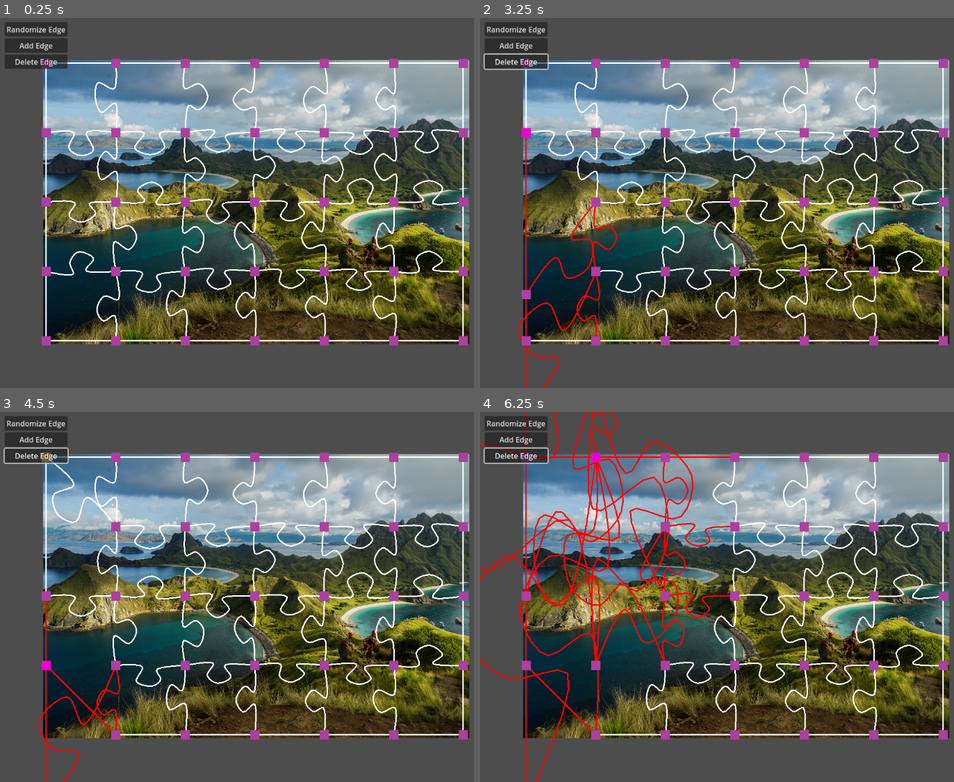
Above: before the commit, frames 1-4 (two rows, left to right).
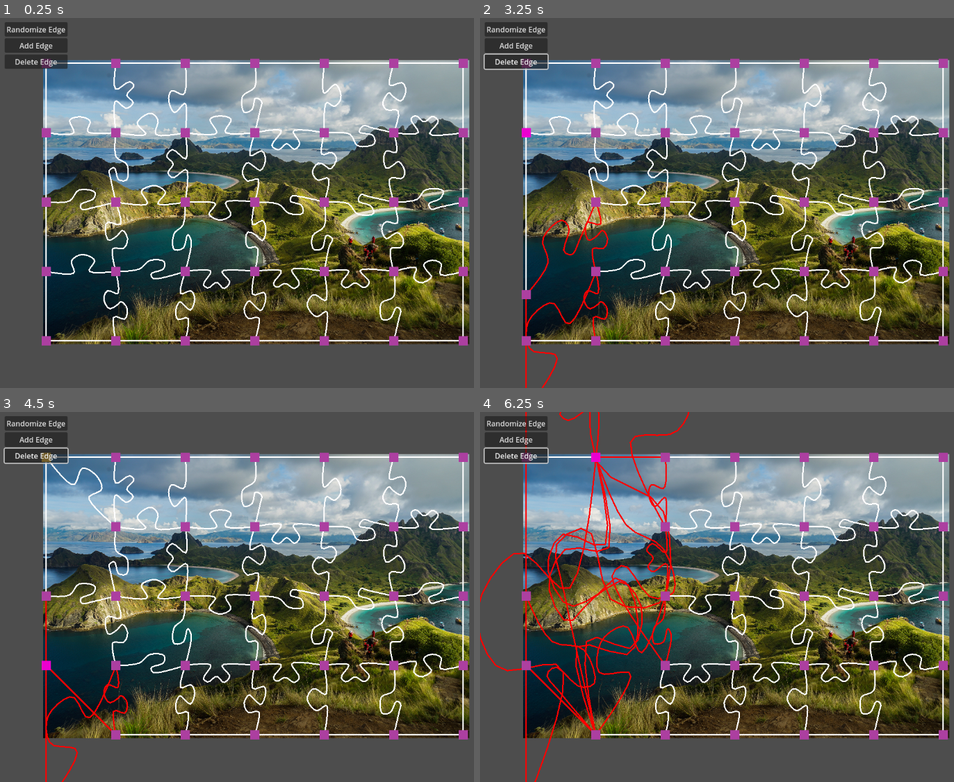
Above: after the commit, the same moments.

Repository: kreibaum/puzzle-shark
Game: Godot game, scene res://editor.tscn
The game is run twice, just before and just after one commit, with the same random seed, the same clock (stepped at 60 frames per second) and the same inputs.
Inputs (mouse positions are in pixels of both pictures, inside the frame that each line leads up to):
- Up to frame 1 (0.25 s): no input
- Up to frame 2 (3.25 s): click "Randomize Edge" at 0.5 s; click "Add Edge" at 1.25 s; tap Enter at 2 s; drag from (527, 62) to (527, 203) at 2.02 s; drag from (527, 132) to (527, 269) at 2.77 s
- Up to frame 3 (4.5 s): move the mouse to (47, 689) at 3.52 s; hold Ctrl 3.53-4.25 s; click (47, 689) at 3.67 s; drag from (47, 733) to (47, 526) at 4.27 s
- Up to frame 4 (6.25 s): drag from (593, 456) to (593, 597) at 5.02 s; drag from (593, 663) to (593, 456) at 5.77 s

The runs differ from the first frame. In frame 1, 7.2% of the frame differs, in the area x 10-97%, y 13-87%; in frame 2, 7.8%; in frame 3, 7.5%; in frame 4, 11%, in the area x 0-97%, y 0-100%.

Commit message:
Edges are more random now, multiple types supported.

Diff:
--- a/Edge.gd
+++ b/Edge.gd
@@ -7,6 +7,11 @@
 
 var baseline: Vector2 = Vector2(0, 0)
 var must_update_position: bool = true
+
+
+func set_points_before_init(new_points: PackedVector2Array):
+	$EdgeShape.points = new_points
+
 
 # TODO: This should be combined with some general shape management code.
 func make_straight():
@@ -21,21 +26,6 @@
 	update_width()
 	update_carea(true)
 
-## Randomizes the shape of the edge by adding a random offset to each point.
-## May also flip the edge with a probability of 0.5. (All y-coordinates are negated.)
-func rand_jitter_based(jitter: float):
-	var points = $EdgeShape.points
-	var flip = randf() < 0.5
-	for i in range(points.size()):
-		var rx = randf_range(-jitter, jitter)
-		var ry = randf_range(-jitter, jitter)
-		var point = points[i]
-		point.x += rx
-		point.y += ry
-		if flip:
-			point.y *= -1
-		points[i] = point
-	$EdgeShape.points = points
 
 # Called when the node enters the scene tree for the first time.
 # At this point, all other nodes already exist, even though they may not be
@@ -46,8 +36,6 @@
 	left_handle.position_changed.connect(query_update_position)
 	right_handle.position_changed.connect(query_update_position)
 
-	rand_jitter_based(10)
-
 	$CatmulRomSpline.refresh_samples()
 	if $CatmulRomSpline.is_relevant:
 		$EdgeShape.points = $CatmulRomSpline.points.duplicate()
@@ -57,15 +45,18 @@
 	update_width()
 	update_carea(true)
 
+
 # Ask the node to update its transformation in the next _process step
 func query_update_position():
 	self.must_update_position = true
+
 
 # Called to set up the edge in the correct position and then again whenever one
 # of the handles moves.
 func update_position():
 	var transformation = build_transformation_matrix()
 	set_transform(transformation)
+
 
 # Update the collision area of the edge
 func update_carea(force = false):
@@ -74,9 +65,11 @@
 		self.baseline = target_baseline
 		$EdgeCollisionArea.recalculate($EdgeShape.points, 9 / self.scale.x)
 
+
 # Update the width of the edge
 func update_width(zoom = camera.zoom):
 	$EdgeShape.width = 3 / (zoom.x * self.scale.x)
+
 
 func build_transformation_matrix() -> Transform2D:
 	var left: Vector2 = $EdgeShape.points[0]
@@ -96,9 +89,11 @@
 	var zero_out = Transform2D(0, Vector2.ONE, 0, -left)
 	return Transform2D(target_angle - shape_angle, scale_vector, 0, left_handle.position) * zero_out
 
+
 # Return absolute point coordinates of the edge
 func get_shape_points() -> PackedVector2Array:
 	return self.transform * $EdgeShape.points
+
 
 ## Check for overlap with another edge.
 func _process(_delta):
--- /dev/null
+++ b/EdgeGenerator.gd
@@ -0,0 +1,32 @@
+class_name EdgeGenerator extends Node2D
+
+## This generator can be used to generate a random path for an edge.
+## It takes one of its children and uses it as a template for the path.
+## It also adds some jitter.
+
+
+## We want to see this in design mode but not in the game.
+func _ready():
+	visible = false
+
+
+func random_line() -> PackedVector2Array:
+	# Pick a random child
+	var child = get_child(randi() % get_child_count())
+	# Get the line from the child
+	var line: PackedVector2Array = child.points
+
+	# Randomizes the shape of the edge by adding a random offset to each point.
+	# May also flip the edge with a probability of 0.5.
+	var jitter = 10
+	var flip_x = randf() < 0.5
+	var flip_y = randf() < 0.5
+
+	for i in range(line.size()):
+		line[i] += Vector2(randf_range(-jitter, jitter), randf_range(-jitter, jitter))
+		if flip_x:
+			line[i].x *= -1
+		if flip_y:
+			line[i].y *= -1
+
+	return line
--- a/PuzzleCanvas.gd
+++ b/PuzzleCanvas.gd
@@ -53,6 +53,8 @@
 ## Creates an edge between the two handles.
 func create_edge(left: DragDropHandle, right: DragDropHandle) -> Edge:
 	var edge: Edge = edge_scene.instantiate()
+	edge.set_points_before_init($EdgeGenerator.random_line())
+
 	edges.append(edge)
 	edge.left_handle = left
 	edge.right_handle = right
--- a/edge.tscn
+++ b/edge.tscn
@@ -28,3 +28,5 @@
 
 [node name="Polygon" type="CollisionPolygon2D" parent="EdgeCollisionArea"]
 polygon = PackedVector2Array(13, -1, 13, 14, 110, 18, 92, -37, 120, -57, 148, -40, 128, 16, 238, 11, 234, -15, 170, -18, 187, -66, 113, -103, 61, -62, 57, -36, 75, -14, 17, -20)
+
+[node name="AlternativeEdges" type="Node" parent="."]
--- a/puzzle_canvas.tscn
+++ b/puzzle_canvas.tscn
@@ -1,7 +1,8 @@
-[gd_scene load_steps=4 format=3 uid="uid://dlgf7q63selrp"]
+[gd_scene load_steps=5 format=3 uid="uid://dlgf7q63selrp"]
 
 [ext_resource type="Script" path="res://PuzzleCanvas.gd" id="1_y76fk"]
 [ext_resource type="Script" path="res://SelectionBox.gd" id="2_yor7s"]
+[ext_resource type="Script" path="res://EdgeGenerator.gd" id="3_ye8um"]
 
 [sub_resource type="RectangleShape2D" id="RectangleShape2D_awmdd"]
 size = Vector2(1, 1)
@@ -21,3 +22,23 @@
 [node name="Polygon2D" type="Polygon2D" parent="SelectionBox"]
 color = Color(0.823529, 0.25098, 1, 0.439216)
 polygon = PackedVector2Array(0, 0, 1, 0, 1, 1, 0, 1)
+
+[node name="EdgeGenerator" type="Node2D" parent="."]
+script = ExtResource("3_ye8um")
+
+[node name="TwoKnobSymetry" type="Line2D" parent="EdgeGenerator"]
+position = Vector2(161, -60)
+points = PackedVector2Array(-22, 150, 145, 179, 129, 95, 188, 68, 265, 104, 231.236, 158.022, 205, 200, 272, 234, 335, 214, 333, 132, 511, 161)
+
+[node name="BreakingWave" type="Line2D" parent="EdgeGenerator"]
+position = Vector2(-160, -465)
+points = PackedVector2Array(69, 422, 257, 405, 318, 318, 439, 315, 430, 378, 337, 422, 363, 456, 421, 446, 606, 393)
+
+[node name="VanillaKnob" type="Line2D" parent="EdgeGenerator"]
+position = Vector2(638, -8)
+points = PackedVector2Array(-44, 0, 95, 0, 70, -50, 120, -80, 170, -50, 145, 0, 284, 2)
+width = 3.0
+joint_mode = 1
+
+[node name="HeartShape" type="Line2D" parent="EdgeGenerator"]
+points = PackedVector2Array(136, 472, 403, 485, 319, 342, 376, 297, 459, 359, 548, 306, 609, 361, 521, 490, 860, 487)
